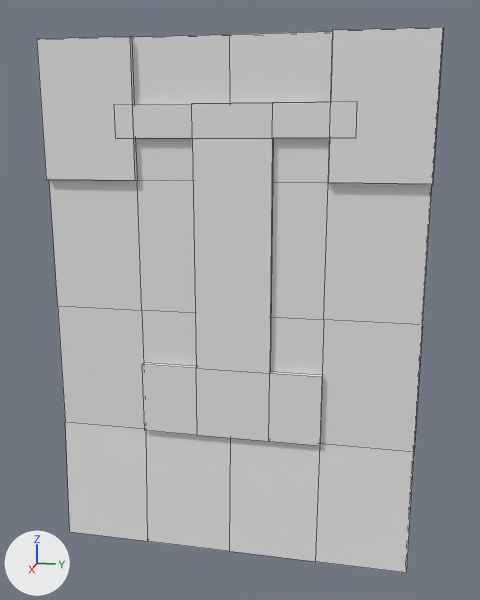
Renders of the FBX model Assets/Assets/Meshes/Door_Mesh.fbx from each side of a commit.
The view is the same before and after, from a camera (50 mm lens) standing at (3.32, -0.27, 2.22) and looking at (-0.02, -0.94, 1.39). The axes (+X, +Y, +Z) are drawn at lower left. The lights are the same throughout. Mesh edges are drawn as thin lines. Where no turn or scale is listed for an object, it has been applied to the vertices.
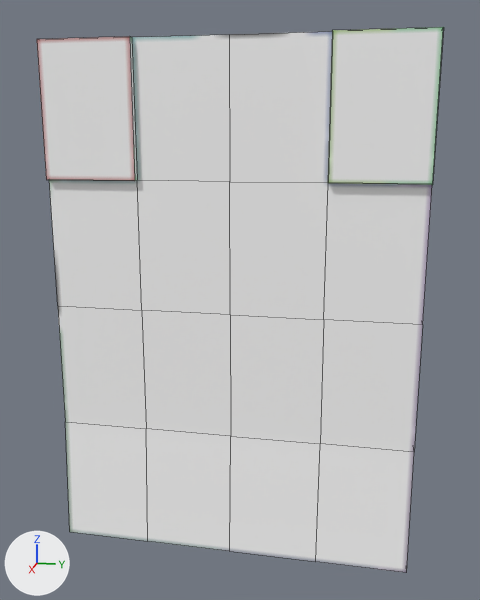
The newer file is also turned or shifted as a whole; pictures and numbers use the older file's frame.

What differs and where, as boxes (x1, y1, x2, y2) in the pictures (480 x 600 px):
part 1 of me_cube_001, deleted: before (132, 102, 330, 446)
part 2 of me_cube_001, recoloured (grey to white): (37, 27, 443, 573) in both

The change, as a list of edits to the scene's bpy script:
```text
Add img_door_tex_png:
    img_door_tex_png = load_image('Door_Tex.png', '../Textures/Door_Tex.png', 128, 128, 'sRGB')
Add mat_doora_mat:
    mat_doora_mat = principled_material('DoorA_Mat')
    mat_doora_mat.texture = img_door_tex_png
    mat_doora_mat.roughness = 0.4
Change me_cube_001:
    used by ob_cube; location = (0.0, 0.0, 0.0)
    remove me_cube_001.from_pydata(...)  # 178 vertices, 172 faces; spans x -0.12..0.12, y -1.93..-0.01, z -0.02..2.69
    add me_cube_001.from_pydata(...)  # 66 vertices, 64 faces; spans x -0.12..0.12, y -1.93..-0.01, z -0.02..2.69
    me_cube_001 part 1: the loose piece of 32 vertices spanning x 0.08..0.11, y -1.55..-0.37, z 0.66..2.38 is deleted
    me_cube_001 part 2: 48 faces spanning x -0.12..0.12, y -1.93..-0.01, z -0.02..2.69 switch from mat_material_001 (white #e7e7e7) to mat_doora_mat (picture img_door_tex_png)
```
